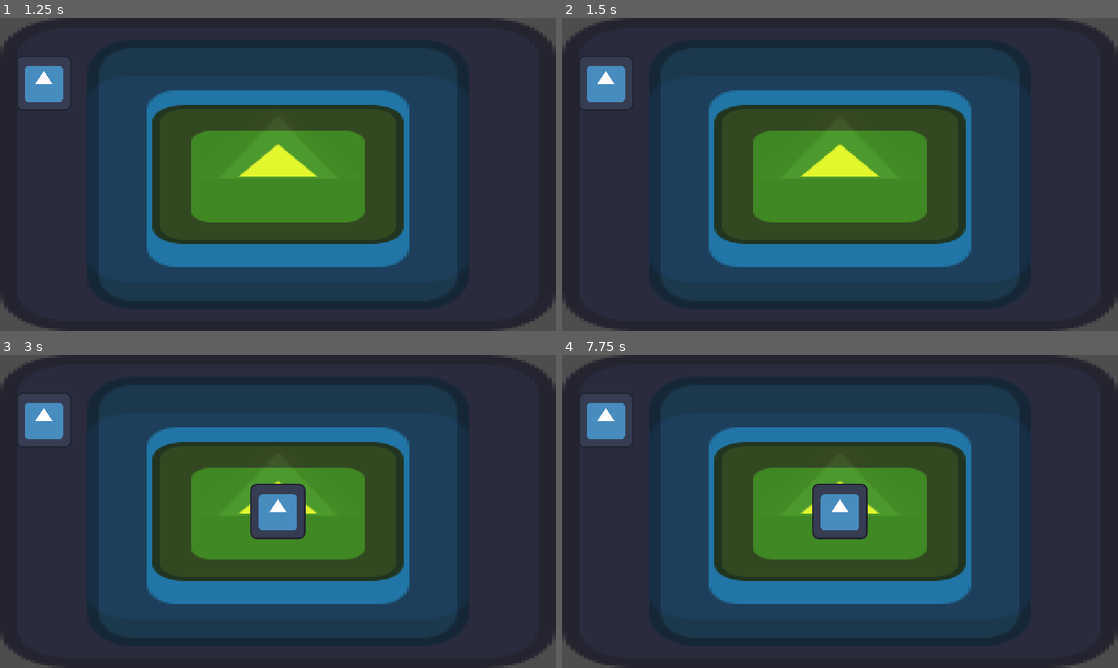
Above: before the commit, frames 1-4 (two rows, left to right).
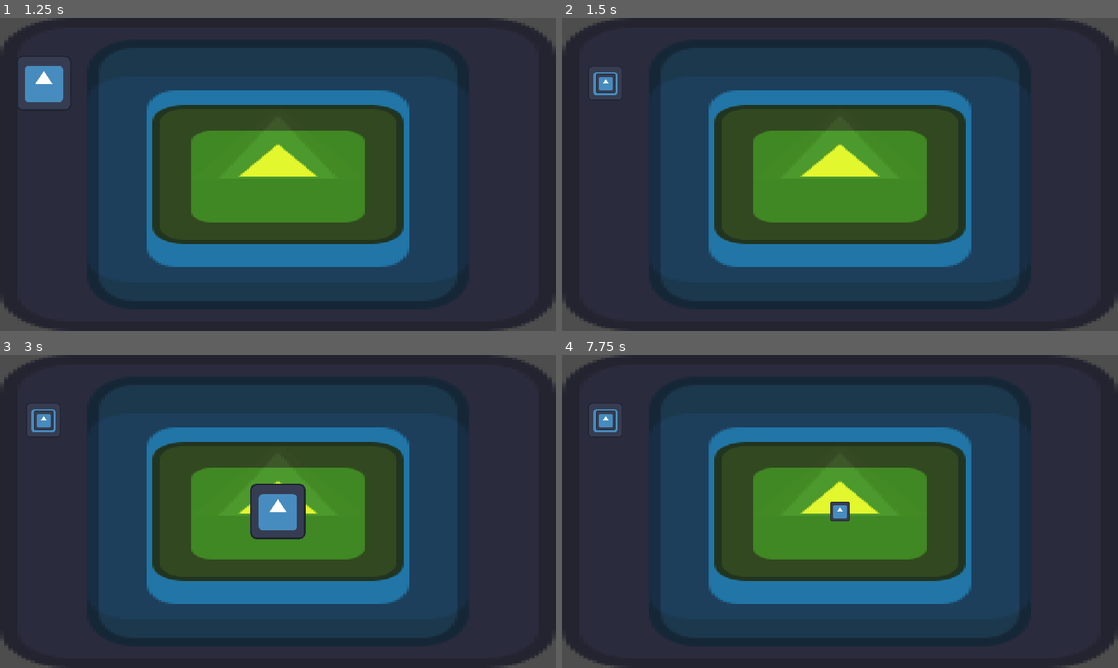
Above: after the commit, the same moments.

Repository: alexg-lviv/FruitTheNinja
Game: Godot game, scene res://src/GameField/MainScene.tscn
The game is run twice, just before and just after one commit, with the same random seed, the same clock (stepped at 60 frames per second) and the same inputs. The engine's default icon, where the game draws it, is replaced by a stand-in: a white triangle on a blue panel in a dark square.
Inputs (mouse positions are in pixels of both pictures, inside the frame that each line leads up to):
- Up to frame 1 (1.25 s): click (44, 83) at 0.5 s
- Up to frame 2 (1.5 s): click (606, 83) at 1.25 s
- Up to frame 3 (3 s): click (44, 420) at 2 s; tap Enter at 2.75 s; move the mouse to (278, 511) at 2.77 s; click (278, 511) at 2.92 s
- Up to frame 4 (7.75 s): tap Space at 3.5, 5, 6.5 s; click (840, 511) at 3.67 s; tap Enter at 4.25, 5.75 s; click (840, 511) at 4.42 s; click (840, 511) at 5.17 s; click (840, 511) at 5.92 s; click (840, 511) at 6.67 s; click (840, 511) at 7.42 s

Frame 1 is identical in both runs. In frame 2, 0.6% of the frame differs, in the area x 4-12%, y 15-27%; in frame 3, 0.6%; in frame 4, 2.3%, in the area x 4-55%, y 15-59%.

Commit message:
Spawn projectiles on butt release

Diff:
--- a/src/GameField/MainScene.gd
+++ b/src/GameField/MainScene.gd
@@ -26,4 +26,3 @@
 	projectile.position = pos
 	projectile.set_direction(direction)
 	Projectiles.spawned.append(projectile)
-	print(Projectiles.spawned)
--- a/src/UI/ProjectilePreview.gd
+++ b/src/UI/ProjectilePreview.gd
@@ -54,12 +54,13 @@
 func _on_gui_input(event):
 	if event is InputEventMouseButton and event.pressed:
 		if event.button_index == MOUSE_BUTTON_LEFT:
-			if _is_locked:
-				var direction = (_lock_position - get_global_mouse_position()).normalized()
-				emit_signal("spawn_projectile", load(_projectile_scene).instantiate(), _lock_position, direction)
-			else:
-				_is_locked = true
-				_lock_position = get_global_mouse_position()
+			_is_locked = true
+			_lock_position = get_global_mouse_position()
 
 		if event.button_index == MOUSE_BUTTON_RIGHT:
 			queue_free()
+
+	if event is InputEventMouseButton and not event.pressed:
+			var direction = (_lock_position - get_global_mouse_position()).normalized()
+			emit_signal("spawn_projectile", load(_projectile_scene).instantiate(), _lock_position, direction)
+			queue_free()
--- a/src/UI/ProjectilePreview.tscn
+++ b/src/UI/ProjectilePreview.tscn
@@ -1,6 +1,7 @@
-[gd_scene load_steps=2 format=3 uid="uid://cftu4y7qmp8om"]
+[gd_scene load_steps=3 format=3 uid="uid://cftu4y7qmp8om"]
 
 [ext_resource type="Script" path="res://src/UI/ProjectilePreview.gd" id="1_5e7pw"]
+[ext_resource type="Texture2D" uid="uid://bw4ti7ji6xg16" path="res://icon.svg" id="2_1d6vv"]
 
 [node name="ProjectilePreview" type="Control"]
 layout_mode = 3
@@ -13,17 +14,7 @@
 
 [node name="Position" type="Control" parent="."]
 layout_mode = 1
-anchors_preset = 8
-anchor_left = 0.5
-anchor_top = 0.5
-anchor_right = 0.5
-anchor_bottom = 0.5
-offset_left = -20.0
-offset_top = -20.0
-offset_right = -20.0
-offset_bottom = -20.0
-grow_horizontal = 2
-grow_vertical = 2
+anchors_preset = 0
 
 [node name="Icon" type="TextureButton" parent="Position"]
 layout_mode = 1
@@ -41,11 +32,22 @@
 pivot_offset = Vector2(40, 40)
 mouse_filter = 2
 
-[node name="TextureProgressBar" type="TextureProgressBar" parent="Position"]
-visible = false
-layout_mode = 0
-offset_right = 40.0
-offset_bottom = 40.0
+[node name="Speed" type="TextureProgressBar" parent="Position"]
+custom_minimum_size = Vector2(150, 2.08165e-12)
+layout_mode = 1
+anchors_preset = 6
+anchor_left = 1.0
+anchor_top = 0.5
+anchor_right = 1.0
+anchor_bottom = 0.5
+offset_left = -150.0
+offset_top = -20.0
+offset_bottom = 20.0
+grow_horizontal = 0
+grow_vertical = 2
 mouse_filter = 2
+fill_mode = 1
+nine_patch_stretch = true
+texture_progress = ExtResource("2_1d6vv")
 
 [connection signal="gui_input" from="." to="." method="_on_gui_input"]
